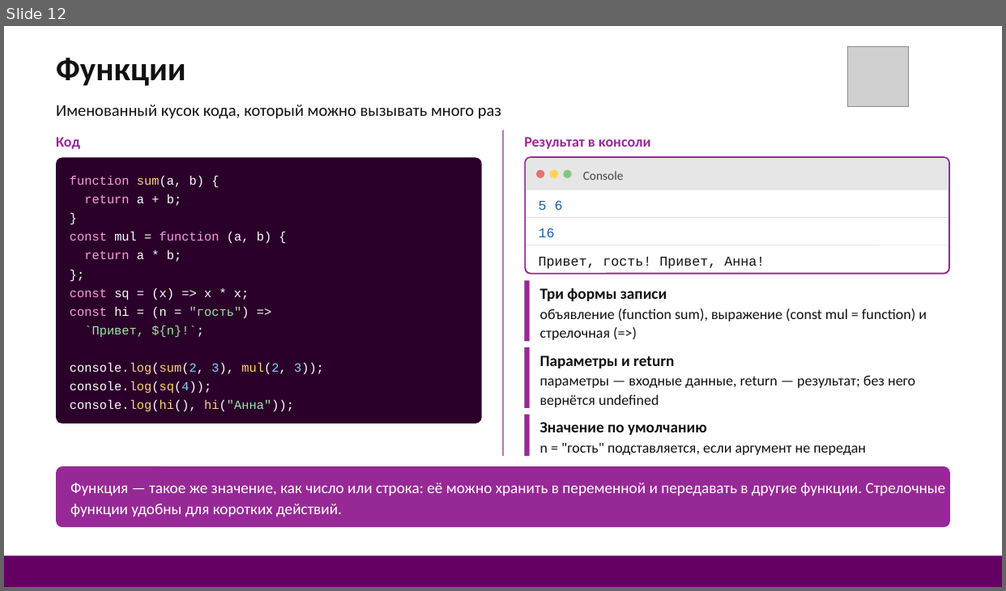
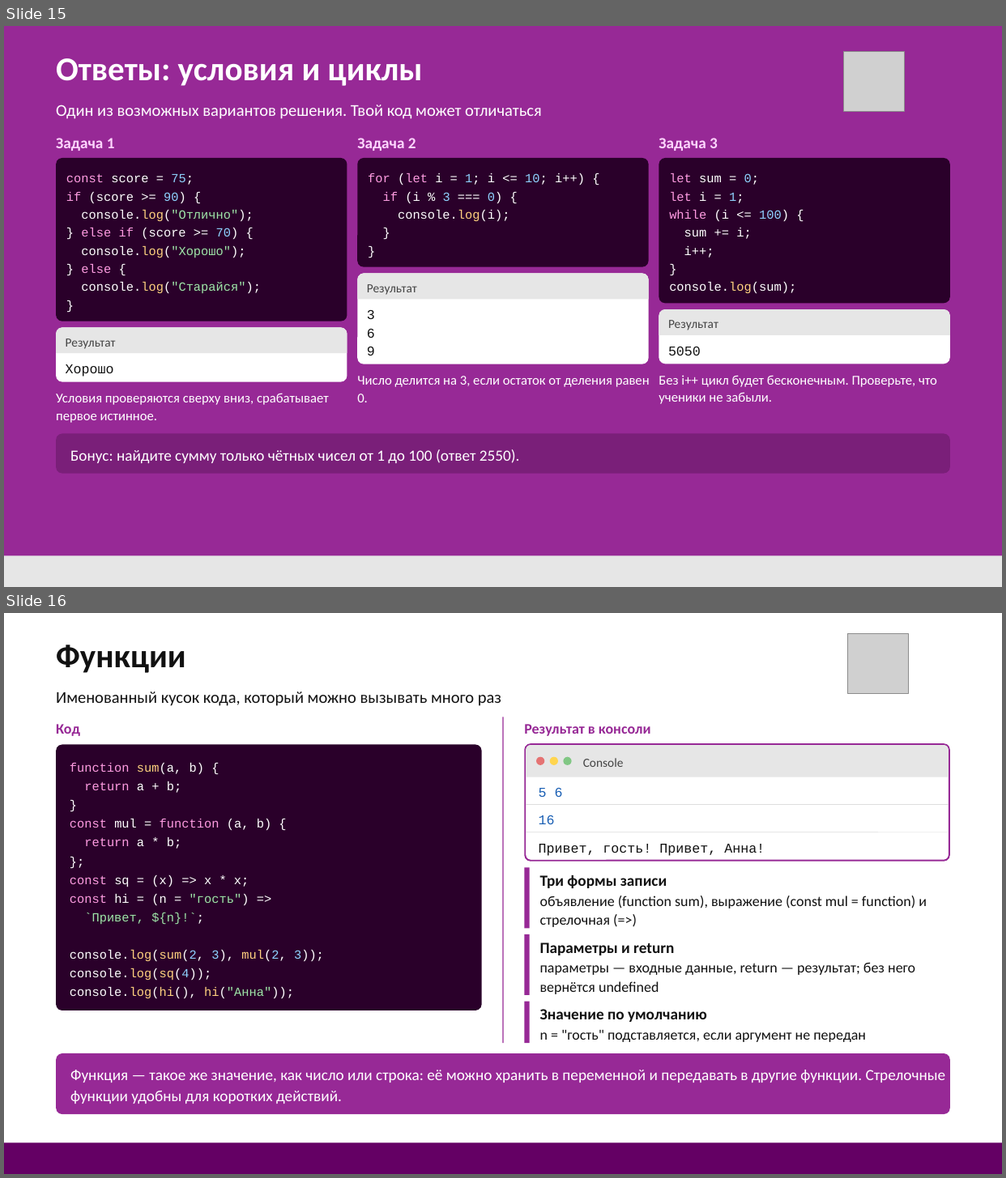
Before and after one commit to DonRobot-all/HTML-CSS-JavaScript_group, a slide deck: презентации/JavaScript основы и работа с HTML.pptx. Shown one above the other, each under a label of ours: slide 12 before the commit, slides 15 and 16 after it. The pictures are 1006x591 and 1006x1178 pixels, drawn with LibreOffice and Linux fonts; fonts in the diff are those of the drawing; grey boxes stand for pictures. Boxes give left, top, right and bottom in pixels: in the first picture for what was removed or moved away, otherwise in the second. Text is boxed around its words. In the diff, an @@ line names an element or a change of style, - is before the commit and + after.

```diff
--- a/презентации/JavaScript основы и работа с HTML.pptx
+++ b/презентации/JavaScript основы и работа с HTML.pptx
@@ slide 15 added at [4, 26, 1002, 587], background #972996 @@
@@ title added at [56, 58, 423, 86], 32 pt, text #FFFFFF, bold @@
+Ответы: условия и циклы
@@ picture added at [844, 51, 905, 110] @@
@@ text added at [56, 105, 542, 119], 16 pt, text #FFFFFF @@
+Один из возможных вариантов решения. Твой код может отличаться
@@ text added at [56, 138, 115, 151], 15 pt, text #FFD6FF, bold @@
+Задача 1
@@ text added at [357, 138, 416, 151], 15 pt, text #FFD6FF, bold @@
+Задача 2
@@ text added at [658, 138, 718, 151], 15 pt, text #FFD6FF, bold @@
+Задача 3
@@ rounded rectangle added at [56, 158, 347, 321], fill #2A002A, 12 pt, text #FFFFFF @@
+const score = 75;
+if (score >= 90) {
+console.log("Отлично");
+} else if (score >= 70) {
+console.log("Хорошо");
+} else {
+console.log("Старайся");
+}
@@ rounded rectangle added at [357, 158, 649, 267], fill #2A002A, 12 pt, text #FFFFFF @@
+for (let i = 1; i <= 10; i++) {
+if (i % 3 === 0) {
+console.log(i);
+}
+}
@@ rounded rectangle added at [659, 158, 950, 303], fill #2A002A, 12 pt, text #FFFFFF @@
+let sum = 0;
+let i = 1;
+while (i <= 100) {
+sum += i;
+i++;
+}
+console.log(sum);
@@ rounded rectangle added at [357, 274, 649, 365], fill #FFFFFF @@
@@ freeform shape added at [357, 274, 649, 299], fill #E6E6E6, 12 pt, text #444444 @@
+Результат
@@ text added at [367, 310, 375, 356], 13 pt, text #111111 @@
+3
+6
+9
@@ rounded rectangle added at [659, 310, 950, 365], fill #FFFFFF @@
@@ freeform shape added at [659, 310, 950, 335], fill #E6E6E6, 12 pt, text #444444 @@
+Результат
@@ rounded rectangle added at [56, 327, 347, 382], fill #FFFFFF @@
@@ freeform shape added at [56, 327, 347, 353], fill #E6E6E6, 12 pt, text #444444 @@
+Результат
@@ text added at [66, 365, 114, 377], 13 pt, text #111111 @@
+Хорошо
@@ text added at [668, 347, 701, 356], 13 pt, text #111111 @@
+5050
@@ text added at [357, 376, 650, 403], 13 pt, text #FFFFFF @@
+Число делится на 3, если остаток от деления равен 0.
@@ text added at [658, 375, 937, 404], 13 pt, text #FFFFFF @@
+Без i++ цикл будет бесконечным. Проверьте, что ученики не забыли.
@@ text added at [56, 393, 329, 423], 13 pt, text #FFFFFF @@
+Условия проверяются сверху вниз, срабатывает первое истинное.
@@ rounded rectangle added at [56, 434, 949, 474], fill #7A1F79, 15 pt, text #FFFFFF @@
+Бонус: найдите сумму только чётных чисел от 1 до 100 (ответ 2550).
@@ rectangle added at [4, 556, 1002, 587], fill #E6E6E6 @@
@@ what was slide 12 is now slide 16 @@
```
Also in this commit, not shown: 9 other slides added, 2 other files.
